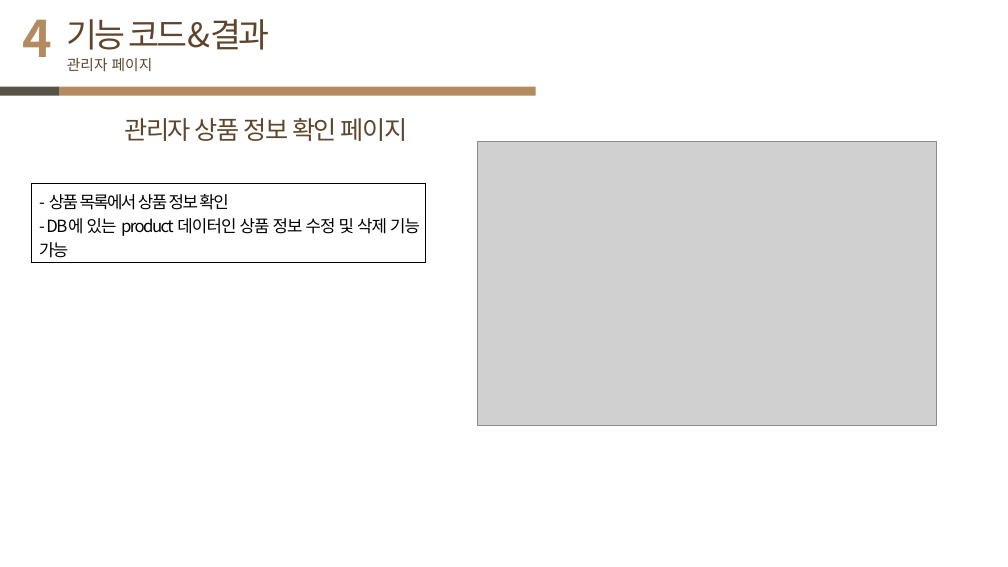
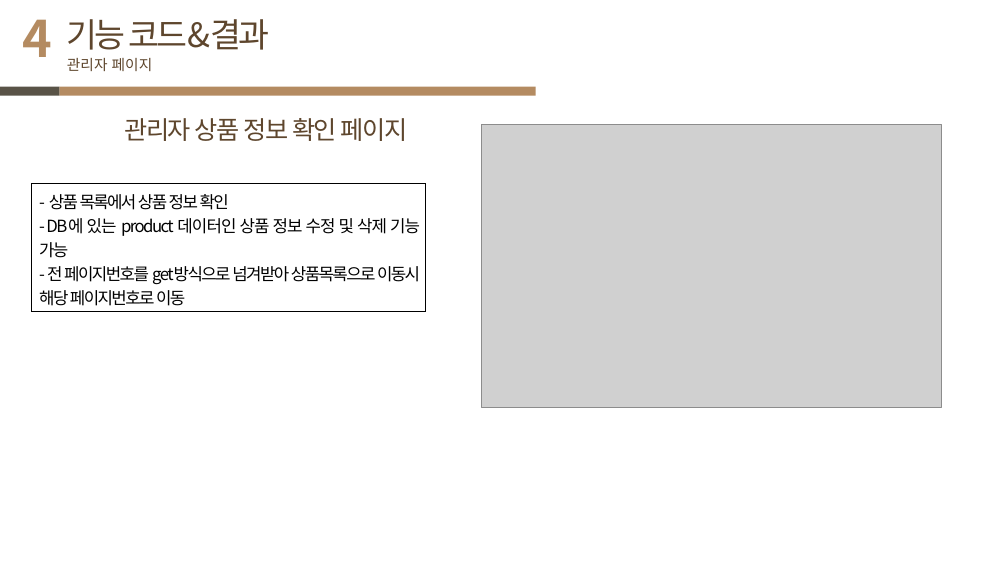
Before and after one commit to JJang-Ah/JSP-shoping-mall-project, a slide deck: slide 20 of JaAhCamping_project(JSP).pptx (slide 16 before the commit). Drawn at 1008x567 pixels with LibreOffice and Linux fonts; fonts in the diff are those of the drawing; grey boxes stand for pictures. Boxes give left, top, right and bottom in pixels: in the first picture for what was removed or moved away, otherwise in the second. Text is boxed around its words. In the diff, an @@ line names an element or a change of style, - is before the commit and + after.

```diff
--- a/JaAhCamping_project(JSP).pptx
+++ b/JaAhCamping_project(JSP).pptx
@@ picture: place and size @@
-picture at (477, 142, 937, 426)
+picture at (482, 125, 941, 408)
@@ rectangle "- 상품 목록에서 상품 정보 ...": place and size @@
-rectangle "- 상품 목록에서 상품 정보 ..." at (32, 184, 426, 263)
+rectangle "- 상품 목록에서 상품 정보 ..." at (32, 184, 426, 312)
@@ text in rectangle at (39, 266, 420, 306): paragraph added @@
+- 전 페이지번호를 get방식으로 넘겨받아 상품목록으로 이동시 해당 페이지번호로 이동
```
Also in this commit, not shown: 12 other slides changed, 10 slides added, 2 other files.
